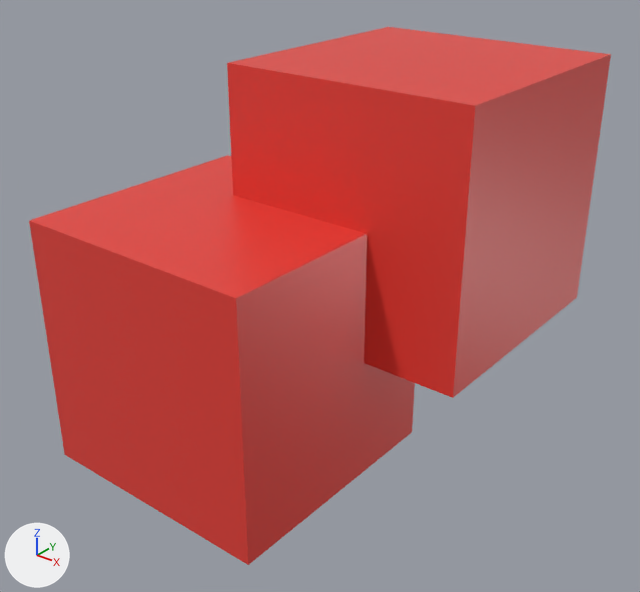
The OBJ model src/res/onecube_scene.obj: old version first, new version second.
Rendered twice from a 50 mm lens placed at (4.25, -4.29, 3.24), pointed at (0.4, 0.52, 0.26). Every picture has the same lights, and +X, +Y and +Z are marked at lower left. Where no turn or scale is listed for an object, it has been applied to the vertices.

Names of what the first picture shows: 'Cube.001_Cube.004', 'Cube.003'.
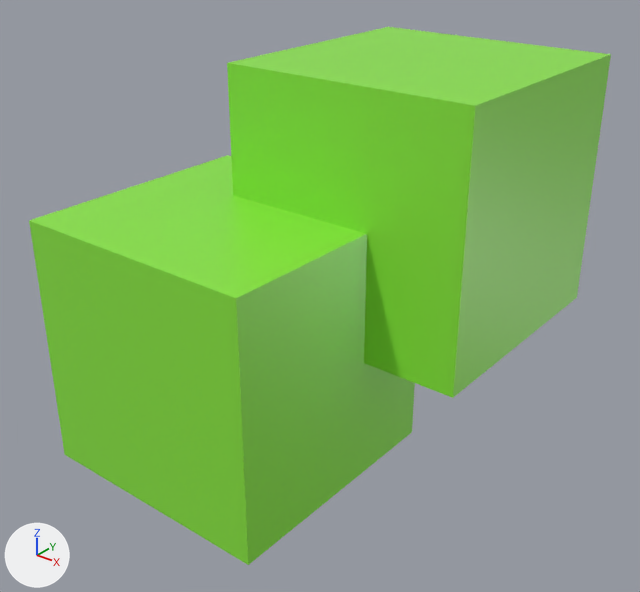
The change, as JSON lines over the scene's bpy script:
```json
{"op": "set", "path": "mat_material_001.base_color", "old": "(0.8, 0.0494, 0.0371)", "new": "(0.256, 0.8, 0.05)", "note": "red #e73f36 -> green #8ae73f"}
```

Pixel boxes [x1, y1, x2, y2] of what changed, in the pictures (640 x 592 px):
```json
{"object": "Cube.003", "change": "recoloured", "before": [29, 155, 415, 565], "after": [29, 155, 415, 565], "on screen": "red to green"}
{"object": "Cube.001_Cube.004", "change": "recoloured", "before": [227, 27, 611, 398], "after": [227, 27, 611, 398], "on screen": "red to green"}
```
